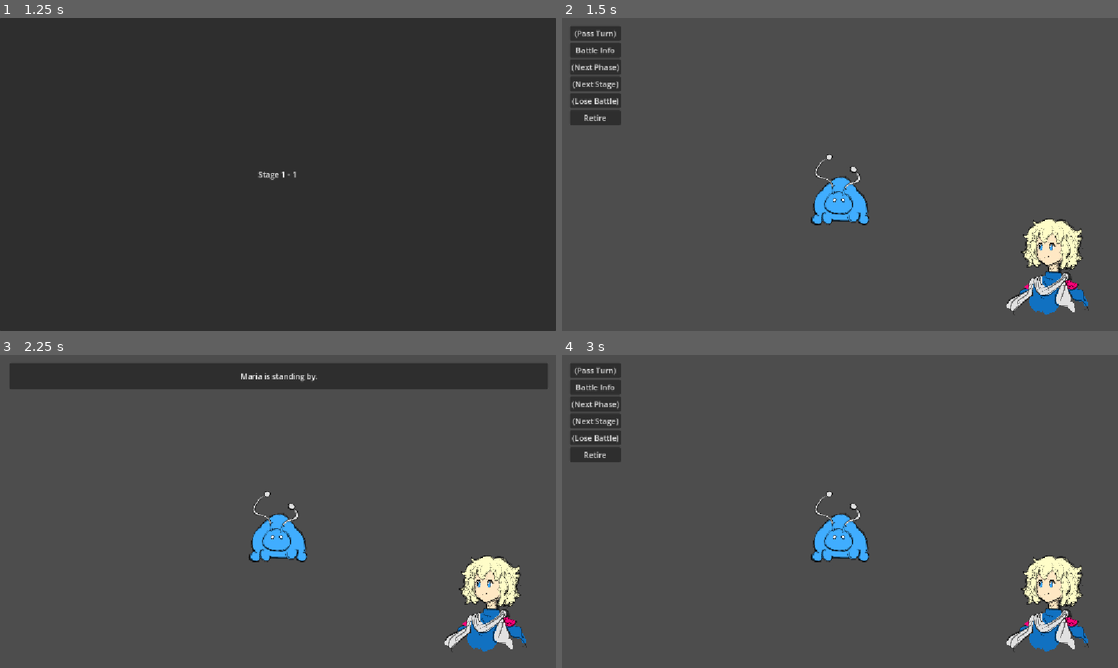
Above: before the commit, frames 1-4 (two rows, left to right).
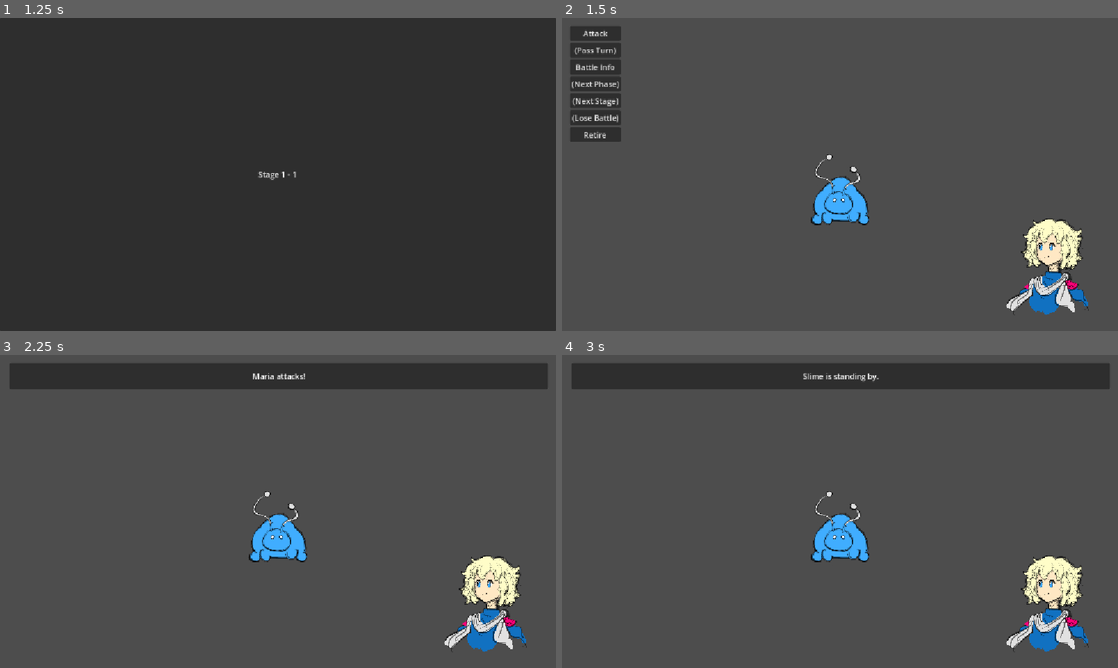
Above: after the commit, the same moments.

Repository: Adnyropast/pwkz-godot-4.7
Game: Godot game, scene res://scenes/title_screen.tscn
The game is run twice, just before and just after one commit, with the same random seed, the same clock (stepped at 60 frames per second) and the same inputs. The engine's default icon, where the game draws it, is replaced by a stand-in: a white triangle on a blue panel in a dark square.
Inputs (mouse positions are in pixels of both pictures, inside the frame that each line leads up to):
- Up to frame 1 (1.25 s): click "Start" at 0.5 s
- Up to frame 2 (1.5 s): tap Enter (ui_accept) at 1.25, 1.35 s
- Up to frame 3 (2.25 s): tap Enter (ui_accept) at 1.52, 1.82 s; click (33, 370) at 2 s, where only the run after the commit has a clickable "Attack"
- Up to frame 4 (3 s): tap Enter (ui_accept) at 2.75, 2.85 s

Frame 1 is identical in both runs. In frame 2, 1.0% of the frame differs, in the area x 1-11%, y 3-40%; in frame 3, 0.2%; in frame 4, 9.0%, in the area x 1-99%, y 2-35%.

Commit message:
feat: add player action attack & victory conditions

Diff:
--- /dev/null
+++ b/actions/BaseAction.gd
@@ -0,0 +1,11 @@
+extends Node
+
+class_name BaseAction
+
+signal ended
+
+func perform(_sender: Sender) -> void:
+	pass
+
+func step_end() -> void:
+	ended.emit()
--- /dev/null
+++ b/actions/EnemyIdle.gd
@@ -0,0 +1,10 @@
+extends BaseAction
+
+class_name EnemyIdle
+
+func perform(sender: Sender) -> void:
+	sender.send_timed(
+		Enemies.get_enemy_name(WorldState.get_phase_enemy_id()) + " is standing by.",
+		step_end,
+		2.0
+	)
--- /dev/null
+++ b/actions/PlayerAttack.gd
@@ -0,0 +1,37 @@
+extends BaseAction
+
+class_name PlayerAttack
+
+signal enemy_defeated
+
+func perform(sender: Sender) -> void:
+	step_attack(sender)
+
+func step_attack(sender: Sender) -> void:
+	sender.send_timed(
+		"Maria attacks!",
+		step_damage.bind(sender),
+		2.0
+	)
+
+func step_damage(sender: Sender) -> void:
+	var damage = 1500
+	Enemy.hp -= damage
+	var enemy_name = Enemies.get_enemy_name(WorldState.get_phase_enemy_id())
+	sender.send_timed(
+		enemy_name + " takes " + str(damage) + " damage.",
+		step_defeat.bind(sender),
+		2.0
+	)
+
+func step_defeat(sender: Sender) -> void:
+	if Enemy.hp <= 0:
+		enemy_defeated.emit()
+		var enemy_name = Enemies.get_enemy_name(WorldState.get_phase_enemy_id())
+		sender.send_timed(
+			enemy_name + " was defeated!",
+			step_end,
+			2.0
+		)
+	else:
+		step_end()
--- /dev/null
+++ b/actions/PlayerIdle.gd
@@ -0,0 +1,10 @@
+extends BaseAction
+
+class_name PlayerIdle
+
+func perform(sender: Sender) -> void:
+	sender.send_timed(
+		"Maria is standing by.",
+		step_end,
+		2.0
+	)
--- /dev/null
+++ b/globals/Enemy.gd
@@ -0,0 +1,6 @@
+extends Node
+
+var hp: int
+
+func reset_hp() -> void:
+	hp = 3000
--- a/project.godot
+++ b/project.godot
@@ -20,6 +20,7 @@
 WorldState="*uid://4pje516f2n4m"
 WorldConstants="*uid://cnis2p8xnc05p"
 Princes="*uid://cfkpufs2a6v8m"
+Enemy="*uid://52qganqhf3lc"
 
 [display]
 
--- a/scenes/battle_commands_menu.gd
+++ b/scenes/battle_commands_menu.gd
@@ -5,6 +5,7 @@
 signal battle_info_button_pressed
 signal lose_battle_button_pressed
 signal pass_button_pressed
+signal attack_button_pressed
 
 func _on_button_next_stage_pressed() -> void:
 	next_stage_button_pressed.emit()
@@ -25,6 +26,9 @@
 func _on_button_pass_pressed() -> void:
 	pass_button_pressed.emit()
 
+func _on_button_attack_pressed() -> void:
+	attack_button_pressed.emit()
+
 func pause() -> void:
 	process_mode = Node.PROCESS_MODE_DISABLED
 
--- a/scenes/battle_commands_menu.tscn
+++ b/scenes/battle_commands_menu.tscn
@@ -19,6 +19,10 @@
 
 [node name="VBoxContainer" type="VBoxContainer" parent="MarginContainer" unique_id=363262340]
 layout_mode = 2
+
+[node name="ButtonAttack" type="Button" parent="MarginContainer/VBoxContainer" unique_id=973178347]
+layout_mode = 2
+text = "Attack"
 
 [node name="ButtonPass" type="Button" parent="MarginContainer/VBoxContainer" unique_id=922880484]
 layout_mode = 2
@@ -44,6 +48,7 @@
 layout_mode = 2
 text = "Retire"
 
+[connection signal="pressed" from="MarginContainer/VBoxContainer/ButtonAttack" to="." method="_on_button_attack_pressed"]
 [connection signal="pressed" from="MarginContainer/VBoxContainer/ButtonPass" to="." method="_on_button_pass_pressed"]
 [connection signal="pressed" from="MarginContainer/VBoxContainer/ButtonBattleInfo" to="." method="_on_button_battle_info_pressed"]
 [connection signal="pressed" from="MarginContainer/VBoxContainer/ButtonNextPhase" to="." method="_on_button_next_phase_pressed"]
--- a/scenes/battle_text_box.gd
+++ b/scenes/battle_text_box.gd
@@ -2,27 +2,25 @@
 
 @onready var label_node: Label = $MarginContainer/PanelContainer/MarginContainer/Label
 signal closed
-var is_victory: bool = false
 var confirm_tween: Tween
+var sender: Sender = Sender.new()
+
+func _ready() -> void:
+	sender.message_sent.connect(on_message_sent)
+	sender.timed_message_sent.connect(on_timed_message_sent)
 
 func _process(_delta: float) -> void:
 	if Input.is_action_just_pressed("ui_accept"):
 		confirm()
 
-func set_victory() -> void:
-	is_victory = true
-	label_node.text = "You won!"
-	unpause()
-	show()
+func confirm() -> void:
+	if confirm_tween:
+		confirm_tween.kill()
 
-func confirm() -> void:
-	confirm_tween.kill()
 	pause()
+	hide()
 
-	if not is_victory:
-		hide()
-
-	closed.emit(is_victory)
+	closed.emit()
 
 func pause() -> void:
 	process_mode = Node.PROCESS_MODE_DISABLED
@@ -30,18 +28,16 @@
 func unpause() -> void:
 	process_mode = Node.PROCESS_MODE_INHERIT
 
-func set_player_idle() -> void:
-	label_node.text = "Maria is standing by."
+func tween_confirm(timeout: float) -> void:
+	confirm_tween = create_tween()
+	confirm_tween.tween_callback(confirm).set_delay(timeout)
+
+func on_message_sent(message: String, callback_callable: Callable) -> void:
+	label_node.text = message
 	unpause()
 	show()
-	tween_confirm()
+	closed.connect(callback_callable, CONNECT_ONE_SHOT)
 
-func set_enemy_idle(enemy_id: int) -> void:
-	label_node.text = Enemies.get_enemy_name(enemy_id) + " is standing by."
-	unpause()
-	show()
-	tween_confirm()
-
-func tween_confirm() -> void:
-	confirm_tween = create_tween()
-	confirm_tween.tween_callback(confirm).set_delay(2.0)
+func on_timed_message_sent(message: String, callback_callable: Callable, timeout: float) -> void:
+	on_message_sent(message, callback_callable)
+	tween_confirm(timeout)
--- a/scenes/stage.gd
+++ b/scenes/stage.gd
@@ -6,27 +6,23 @@
 var turn_system: TurnSystem = TurnSystem.new()
 
 func _ready() -> void:
+	Enemy.reset_hp()
 	enemy_texture.texture = Enemies.get_enemy_texture(WorldState.get_phase_enemy_id())
 	text_box_node.pause()
 	text_box_node.hide()
 	commands_menu_node.pause()
 	commands_menu_node.hide()
 
+	turn_system.victory.connect(on_victory)
 	turn_system.player_turn.connect(on_player_turn)
 	turn_system.enemy_turn.connect(on_enemy_turn)
-	turn_system.start_turn()
+	turn_system.start()
 
 func _on_battle_commands_menu_next_phase_button_pressed() -> void:
 	end_phase()
 
 func _on_battle_commands_menu_next_stage_button_pressed() -> void:
 	WorldState.next_stage()
-
-func _on_battle_text_box_closed(is_victory: bool) -> void:
-	if is_victory:
-		PopupInterfaces.open_rewards_popup(on_rewards_closed)
-	else:
-		turn_system.end_turn()
 
 func _on_battle_commands_menu_battle_info_button_pressed() -> void:
 	commands_menu_node.pause()
@@ -39,7 +35,17 @@
 func _on_battle_commands_menu_pass_button_pressed() -> void:
 	commands_menu_node.pause()
 	commands_menu_node.hide()
-	text_box_node.set_player_idle()
+	var action = PlayerIdle.new()
+	action.ended.connect(turn_system.end_turn)
+	action.perform(text_box_node.sender)
+
+func _on_battle_commands_menu_attack_button_pressed() -> void:
+	commands_menu_node.pause()
+	commands_menu_node.hide()
+	var action = PlayerAttack.new()
+	action.enemy_defeated.connect(on_enemy_defeated)
+	action.ended.connect(turn_system.end_turn)
+	action.perform(text_box_node.sender)
 
 func end_phase() -> void:
 	commands_menu_node.hide()
@@ -50,7 +56,7 @@
 		if WorldState.is_final_stage():
 			WorldState.next_phase_rescue()
 		else:
-			text_box_node.set_victory()
+			text_box_node.sender.send("You won!", PopupInterfaces.open_rewards_popup.bind(on_rewards_closed))
 
 func on_rewards_closed() -> void:
 	PopupInterfaces.open_equip_screen_popup(on_equip_screen_closed)
@@ -66,4 +72,12 @@
 	commands_menu_node.unpause()
 
 func on_enemy_turn() -> void:
-	text_box_node.set_enemy_idle(WorldState.get_phase_enemy_id())
+	var action = EnemyIdle.new()
+	action.ended.connect(turn_system.end_turn)
+	action.perform(text_box_node.sender)
+
+func on_victory() -> void:
+	end_phase()
+
+func on_enemy_defeated() -> void:
+	enemy_texture.hide()
--- a/scenes/stage.tscn
+++ b/scenes/stage.tscn
@@ -60,9 +60,9 @@
 [node name="BattleTextBox" parent="HBoxContainer/BattleTextBoxContainer" unique_id=929214716 instance=ExtResource("2_gi7kc")]
 layout_mode = 1
 
+[connection signal="attack_button_pressed" from="HBoxContainer/MarginContainer/BattleCommandsMenu" to="." method="_on_battle_commands_menu_attack_button_pressed"]
 [connection signal="battle_info_button_pressed" from="HBoxContainer/MarginContainer/BattleCommandsMenu" to="." method="_on_battle_commands_menu_battle_info_button_pressed"]
 [connection signal="lose_battle_button_pressed" from="HBoxContainer/MarginContainer/BattleCommandsMenu" to="." method="_on_battle_commands_menu_lose_battle_button_pressed"]
 [connection signal="next_phase_button_pressed" from="HBoxContainer/MarginContainer/BattleCommandsMenu" to="." method="_on_battle_commands_menu_next_phase_button_pressed"]
 [connection signal="next_stage_button_pressed" from="HBoxContainer/MarginContainer/BattleCommandsMenu" to="." method="_on_battle_commands_menu_next_stage_button_pressed"]
 [connection signal="pass_button_pressed" from="HBoxContainer/MarginContainer/BattleCommandsMenu" to="." method="_on_battle_commands_menu_pass_button_pressed"]
-[connection signal="closed" from="HBoxContainer/BattleTextBoxContainer/BattleTextBox" to="." method="_on_battle_text_box_closed"]
--- /dev/null
+++ b/system/Sender.gd
@@ -0,0 +1,12 @@
+extends Node
+
+class_name Sender
+
+signal message_sent
+signal timed_message_sent
+
+func send(message: String, callback_callable: Callable) -> void:
+	message_sent.emit(message, callback_callable)
+
+func send_timed(message: String, callback_callable: Callable, timeout: float = 2.0) -> void:
+	timed_message_sent.emit(message, callback_callable, timeout)
--- a/system/TurnSystem.gd
+++ b/system/TurnSystem.gd
@@ -4,11 +4,21 @@
 
 signal player_turn
 signal enemy_turn
+signal victory
 var turn_pointer: bool = true
+
+func start() -> void:
+	start_pre_turn()
 
 func end_turn() -> void:
 	turn_pointer = !turn_pointer
-	start_turn()
+	start_pre_turn()
+
+func start_pre_turn() -> void:
+	if VictorySystem.check_victory():
+		victory.emit()
+	else:
+		start_turn()
 
 func start_turn() -> void:
 	if turn_pointer:
--- /dev/null
+++ b/system/VictorySystem.gd
@@ -0,0 +1,6 @@
+extends Node
+
+class_name VictorySystem
+
+static func check_victory() -> bool:
+	return Enemy.hp <= 0
Not shown, added: actions/BaseAction.gd.uid
Not shown, added: actions/EnemyIdle.gd.uid
Not shown, added: actions/PlayerAttack.gd.uid
Not shown, added: actions/PlayerIdle.gd.uid
Not shown, added: globals/Enemy.gd.uid
Not shown, added: system/Sender.gd.uid
Not shown, added: system/VictorySystem.gd.uid
